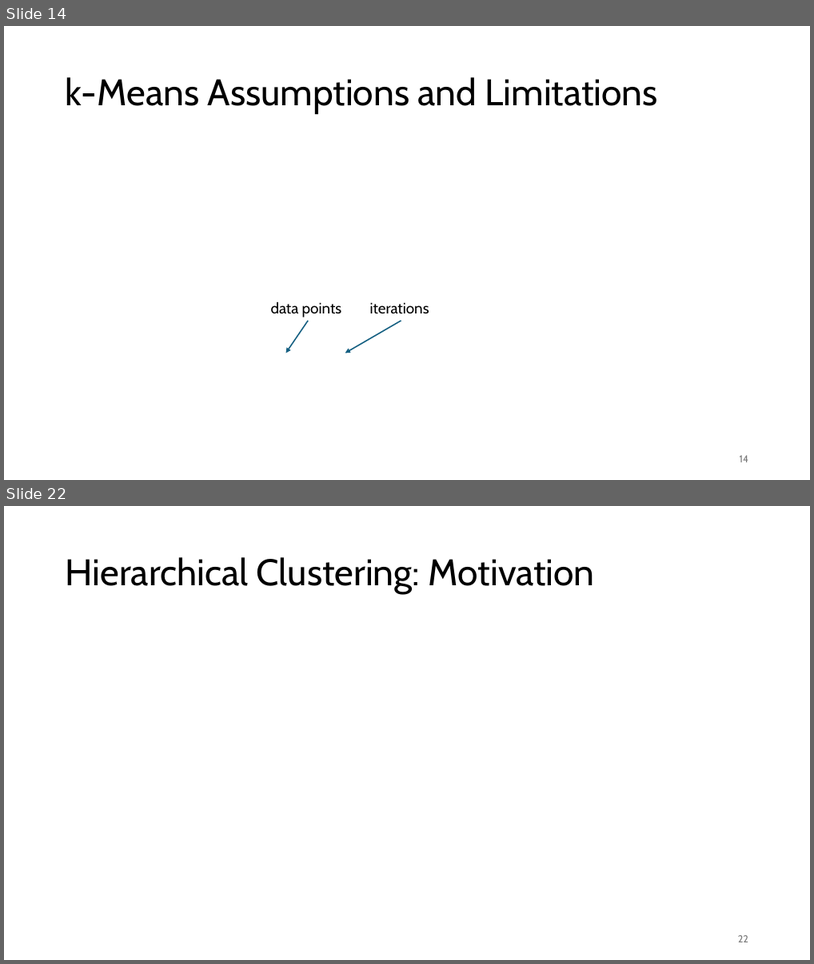
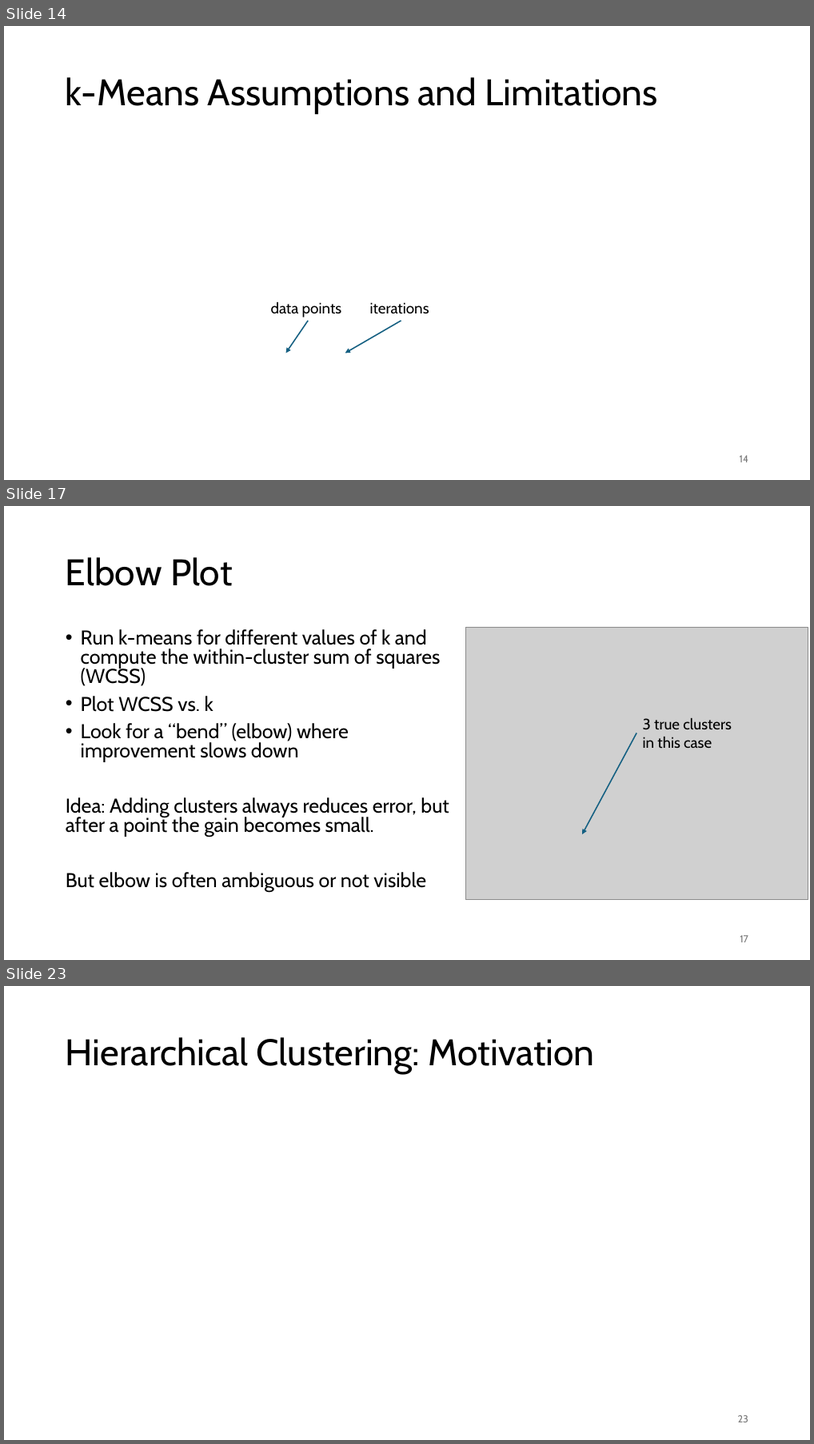
Before and after one commit to FelixWick/data_science, a slide deck: slides/2_clustering.pptx. Shown one above the other, each under a label of ours: slides 14 and 22 before the commit, slides 14, 17 and 23 after it; the slides between them are not shown. The pictures are 814x964 and 814x1444 pixels, drawn with LibreOffice and Linux fonts; fonts in the diff are those of the drawing; grey boxes stand for pictures. Boxes give left, top, right and bottom in pixels: in the first picture for what was removed or moved away, otherwise in the second. Text is boxed around its words. In the diff, an @@ line names an element or a change of style, - is before the commit and + after.

Commit message:
more on k-Means

```diff
--- a/slides/2_clustering.pptx
+++ b/slides/2_clustering.pptx
@@ slide 17 added at [4,506,810,960], background #FFFFFF @@
@@ title added at [66,557,233,586], 44 pt, text #000000 @@
+Elbow Plot
@@ text added at [66,629,449,892], 23.8 pt, text #000000 @@
+• Run k-means for different values of k and compute the within-cluster sum of squares (WCSS)
+• Plot WCSS vs. k
+• Look for a “bend” (elbow) where improvement slows down
+Idea: Adding clusters always reduces error, but after a point the gain becomes small.
+But elbow is often ambiguous or not visible
@@ picture added at [466,627,809,900] @@
@@ text added at [643,718,732,748], 18 pt, text #000000 @@
+3 true clusters in this case
@@ arrow added from (638, 733) to (583, 834), #156082 1.5 pt @@
@@ page number added at [740,935,749,942], 12 pt, text #797979 @@
+17
@@ what was slide 22 is now slide 23 @@
@@ page number at [738,1415,749,1422]: text changed @@
-22
+23
```
Also in this commit, not shown: 6 slides changed, 1 other slide added, 1 slide removed, 1 other file.
